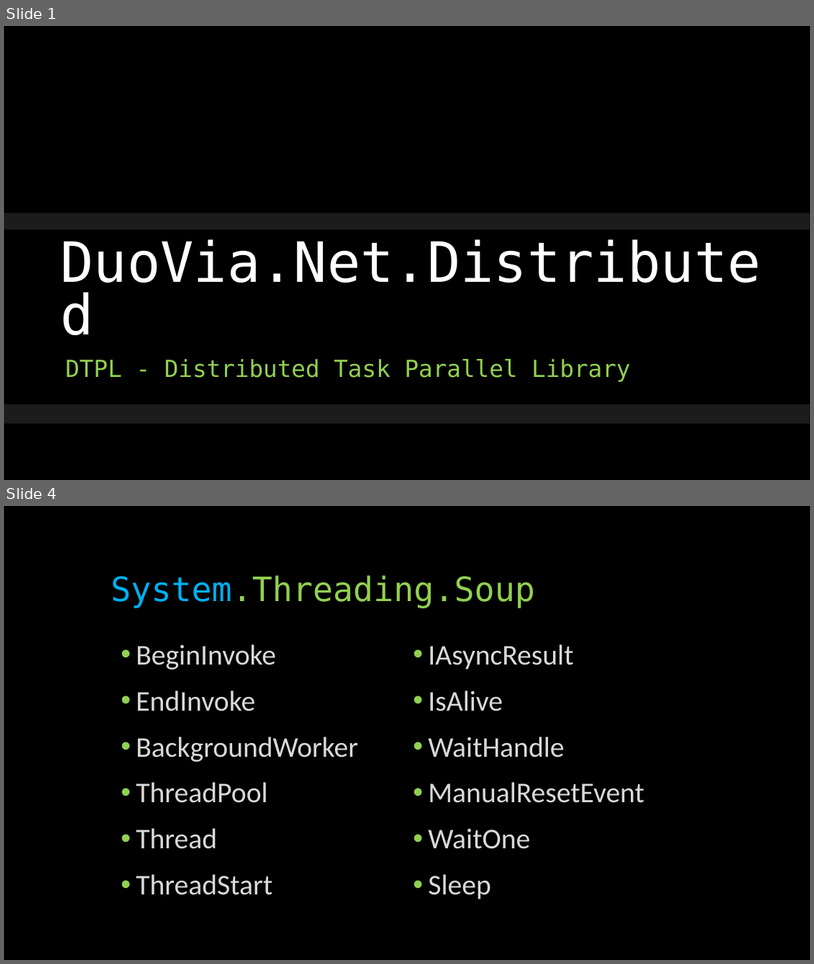
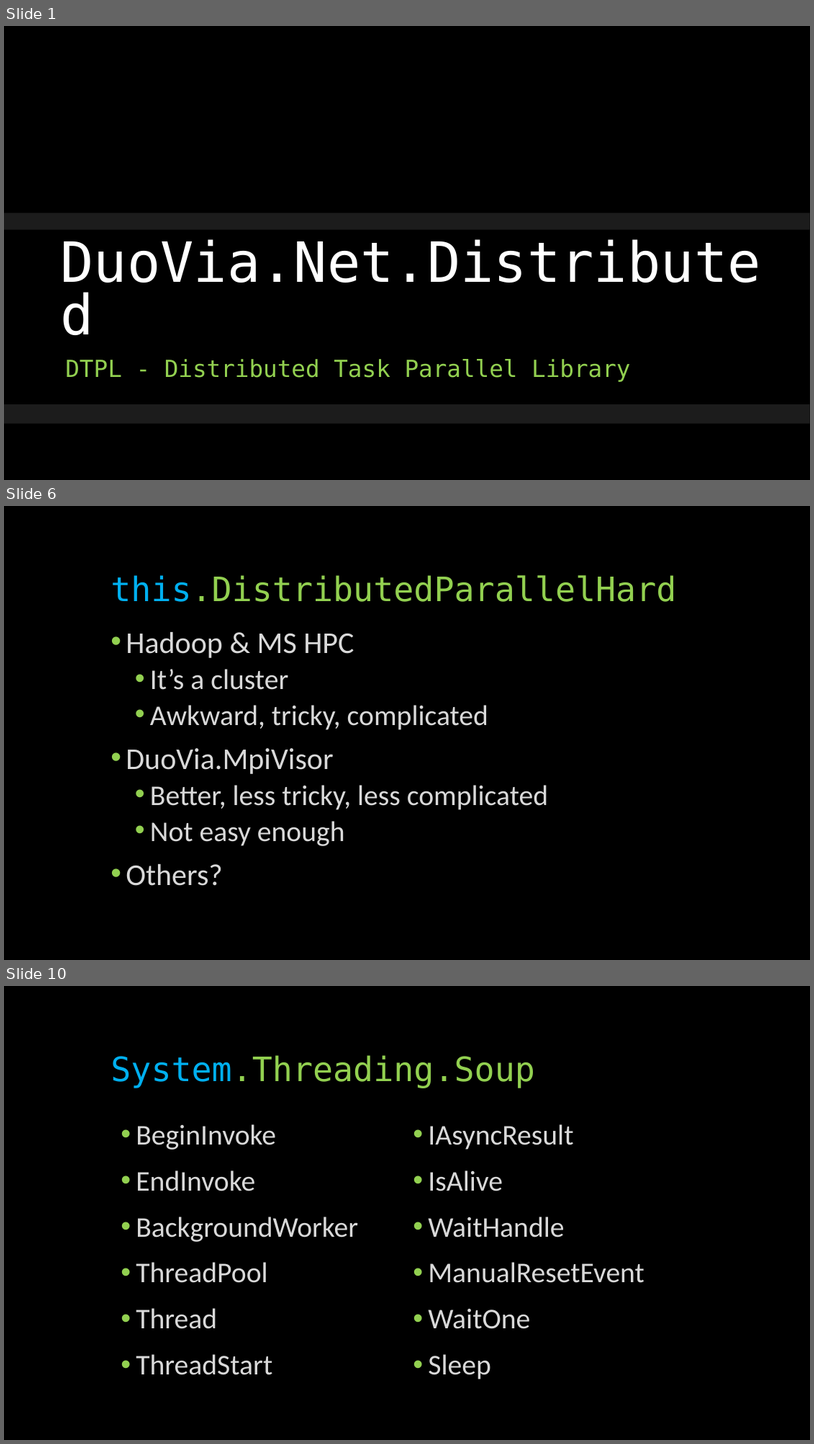
Before and after one commit to glennneiger/duovia-distributed, a slide deck: docs/distributed_demo.pptx. Shown one above the other, each under a label of ours: slides 1 and 4 before the commit, slides 1, 6 and 10 after it; the slides between them are not shown. The pictures are 814x964 and 814x1444 pixels, drawn with LibreOffice and Linux fonts; fonts in the diff are those of the drawing; background and template pictures are left out. Boxes give left, top, right and bottom in pixels: in the first picture for what was removed or moved away, otherwise in the second. Text is boxed around its words. In the diff, an @@ line names an element or a change of style, - is before the commit and + after.

```diff
--- a/docs/distributed_demo.pptx
+++ b/docs/distributed_demo.pptx
@@ slide 6 added at [4,506,810,960], background #000000 @@
@@ title added at [111,575,676,602], 40 pt, text #92D050 @@
+this.DistributedParallelHard
@@ text added at [126,632,548,885], 34 pt, text #D9D9D9 @@
+• Hadoop & MS HPC
+  • It’s a cluster
+  • Awkward, tricky, complicated
+• DuoVia.MpiVisor
+  • Better, less tricky, less complicated
+  • Not easy enough
+• Others?
@@ what was slide 4 is now slide 10 @@
```
Also in this commit, not shown: 2 slides changed, 5 other slides added.
